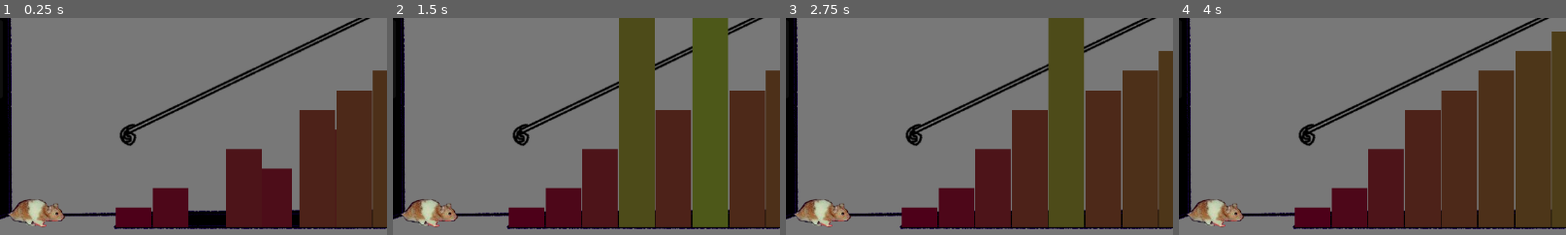
Above: before the commit, frames 1-4 (left to right).
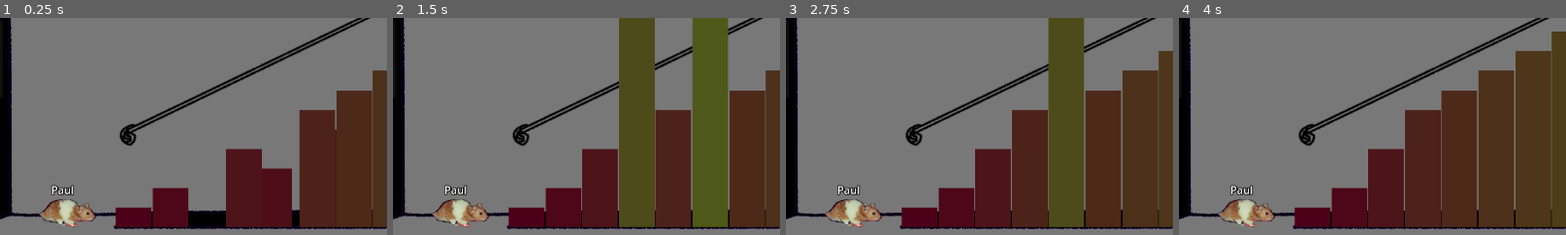
Above: after the commit, the same moments.

Repository: jematson/CS471ChappellChase
Game: Godot game, scene res://scenes/level.tscn
Same seed, same stepped clock (60 frames per second), same inputs: the game is played once before the commit and once after it.
Inputs:
- Up to frame 1 (0.25 s): no input
- Up to frame 2 (1.5 s): click "Bubble Sort" at 0.5 s; click "Insertion Sort" at 1.25 s
- Up to frame 3 (2.75 s): click "Merge Sort" at 2 s
- Up to frame 4 (4 s): click "Bubble Sort" at 2.75 s; click "Insertion Sort" at 3.5 s
The pictures show only the part of the screen within x 10-60%, y 25-75%; the shares and areas given below are measured in that part.

The runs differ from the first frame. In frame 1, 2.2% of the frame differs, in the area x 2-25%, y 76-97%; in frame 2, 2.2%; in frame 3, 2.2%; in frame 4, 2.2%.
Error before the commit: Invalid assignment of property or key 'visible' with value of type 'bool' on a base object of type 'null instance'. (res://source/sort_timer.gd:10)

Commit message:
Added polish to the hampster going up the stairs animation

Diff:
--- a/scenes/level.tscn
+++ b/scenes/level.tscn
@@ -1,19 +1,111 @@
-[gd_scene load_steps=10 format=3 uid="uid://exm1vyysobw5"]
+[gd_scene load_steps=32 format=3 uid="uid://exm1vyysobw5"]
 
 [ext_resource type="PackedScene" uid="uid://c84hilvcwcvgs" path="res://scenes/algorithm_menu.tscn" id="1_2q6dc"]
 [ext_resource type="Script" uid="uid://cxt0is7miim3d" path="res://source/level.gd" id="1_w8frs"]
 [ext_resource type="Texture2D" uid="uid://d18elevb8e68q" path="res://sprites/chappellbasement.png" id="2_ppgk2"]
 [ext_resource type="PackedScene" uid="uid://crmsvxie0bwea" path="res://scenes/algorithm_executer.tscn" id="3_w8frs"]
-[ext_resource type="Script" uid="uid://555auxf4tf0q" path="res://source/sort_timer.gd" id="4_mx8sn"]
+[ext_resource type="Script" uid="uid://bgychph6laidn" path="res://source/sort_timer.gd" id="4_mx8sn"]
 [ext_resource type="Texture2D" uid="uid://f410gbdpvtj0" path="res://sprites/paul.png" id="5_ppgk2"]
-[ext_resource type="Script" uid="uid://dinmoji1uotw2" path="res://source/hamster.gd" id="6_2r41h"]
+[ext_resource type="Script" uid="uid://yltbulnoelh4" path="res://source/hamster.gd" id="6_2r41h"]
+[ext_resource type="Texture2D" uid="uid://cb4ptbniqi3dk" path="res://sprites/frame_00_delay-0.04s.png" id="6_cmcjb"]
+[ext_resource type="Texture2D" uid="uid://bh5aupnm0huvn" path="res://sprites/frame_01_delay-0.04s.png" id="7_556r4"]
+[ext_resource type="Texture2D" uid="uid://bk5l4iywtxsbl" path="res://sprites/frame_02_delay-0.05s.png" id="8_7agi7"]
+[ext_resource type="Texture2D" uid="uid://b8bdqqvdmca7" path="res://sprites/frame_03_delay-0.04s.png" id="9_kih21"]
+[ext_resource type="Texture2D" uid="uid://djj8f7o5ental" path="res://sprites/frame_04_delay-0.04s.png" id="10_w3o6u"]
+[ext_resource type="Texture2D" uid="uid://y7l8a00uewp1" path="res://sprites/frame_05_delay-0.04s.png" id="11_2e2fo"]
+[ext_resource type="Texture2D" uid="uid://b0x7vkx1ec1xi" path="res://sprites/frame_06_delay-0.04s.png" id="12_gur6y"]
+[ext_resource type="Texture2D" uid="uid://bn3s0xslgg5gx" path="res://sprites/frame_07_delay-0.04s.png" id="13_v3why"]
+[ext_resource type="Texture2D" uid="uid://dl4txeu4dm6bw" path="res://sprites/frame_08_delay-0.05s.png" id="14_asl66"]
+[ext_resource type="Texture2D" uid="uid://cou1ryuv3xkp0" path="res://sprites/frame_09_delay-0.04s.png" id="15_2jdvr"]
+[ext_resource type="Texture2D" uid="uid://c8x83osbtl7kv" path="res://sprites/frame_10_delay-0.04s.png" id="16_q4oe8"]
+[ext_resource type="Texture2D" uid="uid://dtjd2agcd1pun" path="res://sprites/frame_11_delay-0.04s.png" id="17_svjb4"]
+[ext_resource type="Texture2D" uid="uid://bve0qg1xrlei6" path="res://sprites/frame_12_delay-0.04s.png" id="18_c1pbi"]
+[ext_resource type="Texture2D" uid="uid://dwd2e1be5y56w" path="res://sprites/frame_13_delay-0.04s.png" id="19_535f6"]
+[ext_resource type="Texture2D" uid="uid://buehkylqfx0sk" path="res://sprites/frame_14_delay-0.05s.png" id="20_50fbu"]
+[ext_resource type="Texture2D" uid="uid://cxt5ltudfekoa" path="res://sprites/frame_15_delay-0.04s.png" id="21_0fmhk"]
+[ext_resource type="Texture2D" uid="uid://bk63kdlpu1ya1" path="res://sprites/frame_16_delay-0.04s.png" id="22_iafhg"]
+[ext_resource type="Texture2D" uid="uid://b7xa60wg0vfxs" path="res://sprites/frame_17_delay-0.04s.png" id="23_cr74b"]
+[ext_resource type="Texture2D" uid="uid://cwxre38buu470" path="res://sprites/frame_18_delay-0.04s.png" id="24_uhfbm"]
+[ext_resource type="Texture2D" uid="uid://ctqyv5eaiq8vu" path="res://sprites/frame_19_delay-0.04s.png" id="25_lqb7q"]
+
+[sub_resource type="SpriteFrames" id="SpriteFrames_ok3ci"]
+animations = [{
+"frames": [{
+"duration": 1.0,
+"texture": ExtResource("6_cmcjb")
+}, {
+"duration": 1.0,
+"texture": ExtResource("7_556r4")
+}, {
+"duration": 1.0,
+"texture": ExtResource("8_7agi7")
+}, {
+"duration": 1.0,
+"texture": ExtResource("9_kih21")
+}, {
+"duration": 1.0,
+"texture": ExtResource("10_w3o6u")
+}, {
+"duration": 1.0,
+"texture": ExtResource("11_2e2fo")
+}, {
+"duration": 1.0,
+"texture": ExtResource("12_gur6y")
+}, {
+"duration": 1.0,
+"texture": ExtResource("13_v3why")
+}, {
+"duration": 1.0,
+"texture": ExtResource("14_asl66")
+}, {
+"duration": 1.0,
+"texture": ExtResource("15_2jdvr")
+}, {
+"duration": 1.0,
+"texture": ExtResource("16_q4oe8")
+}, {
+"duration": 1.0,
+"texture": ExtResource("17_svjb4")
+}, {
+"duration": 1.0,
+"texture": ExtResource("18_c1pbi")
+}, {
+"duration": 1.0,
+"texture": ExtResource("19_535f6")
+}, {
+"duration": 1.0,
+"texture": ExtResource("20_50fbu")
+}, {
+"duration": 1.0,
+"texture": ExtResource("21_0fmhk")
+}, {
+"duration": 1.0,
+"texture": ExtResource("22_iafhg")
+}, {
+"duration": 1.0,
+"texture": ExtResource("23_cr74b")
+}, {
+"duration": 1.0,
+"texture": ExtResource("24_uhfbm")
+}, {
+"duration": 1.0,
+"texture": ExtResource("25_lqb7q")
+}],
+"loop": true,
+"name": &"default",
+"speed": 5.0
+}]
 
 [sub_resource type="CapsuleShape2D" id="CapsuleShape2D_klq6b"]
 
+[sub_resource type="LabelSettings" id="LabelSettings_cmcjb"]
+outline_size = 5
+outline_color = Color(0, 0, 0, 1)
+
 [sub_resource type="NavigationPolygon" id="NavigationPolygon_2r41h"]
-vertices = PackedVector2Array(435.6875, 417.9297, 1107.0625, 48.867188, 1108.9531, 528.84375, 355.4375, 419.9922, 115.71875, 514.14844, 280.72656, 424.03125, 123.25, 407.04688)
-polygons = Array[PackedInt32Array]([PackedInt32Array(0, 1, 2), PackedInt32Array(3, 0, 2, 4, 5), PackedInt32Array(5, 4, 6)])
-outlines = Array[PackedVector2Array]([PackedVector2Array(114, 396, 281, 414, 355, 410, 433, 408, 1117, 32, 1119, 539, 105, 524)])
+vertices = PackedVector2Array(1108.5, 528.84375, 129.4375, 514.35156, 162.64063, 482.40625, 244.60156, 469.8672, 293.5625, 461.53906, 350.95313, 426.6875, 1067.1719, 60.453125, 1085.7422, 50.953125)
+polygons = Array[PackedInt32Array]([PackedInt32Array(0, 1, 2, 3), PackedInt32Array(0, 3, 4), PackedInt32Array(0, 4, 5, 6), PackedInt32Array(7, 0, 6)])
+outlines = Array[PackedVector2Array]([PackedVector2Array(158, 473, 243, 460, 290, 452, 346, 418, 1095, 35, 1119, 539, 105, 524)])
 
 [node name="Level" type="Node2D"]
 script = ExtResource("1_w8frs")
@@ -52,11 +144,15 @@
 offset_bottom = 616.0
 script = ExtResource("4_mx8sn")
 
+[node name="DeathScreen" type="AnimatedSprite2D" parent="TimerLabel"]
+position = Vector2(-506, -298)
+sprite_frames = SubResource("SpriteFrames_ok3ci")
+
 [node name="HamsterGoal" type="Node2D" parent="."]
-position = Vector2(1084, 89)
+position = Vector2(1064, 37)
 
 [node name="Hamster" type="CharacterBody2D" parent="." node_paths=PackedStringArray("goal")]
-position = Vector2(167, 455)
+position = Vector2(213, 455)
 script = ExtResource("6_2r41h")
 speed = 400
 goal = NodePath("../HamsterGoal")
@@ -70,12 +166,19 @@
 [node name="CollisionShape2D" type="CollisionShape2D" parent="Hamster"]
 shape = SubResource("CapsuleShape2D_klq6b")
 
+[node name="Label" type="Label" parent="Hamster"]
+offset_left = -23.0
+offset_top = -49.0
+offset_right = 17.0
+offset_bottom = -26.0
+text = "Paul"
+label_settings = SubResource("LabelSettings_cmcjb")
+
 [node name="NavigationRegion2D" type="NavigationRegion2D" parent="."]
+position = Vector2(6, -33)
 navigation_polygon = SubResource("NavigationPolygon_2r41h")
 
 [node name="StartPos" type="Node2D" parent="."]
 position = Vector2(167, 455)
 
-[node name="$DeathScreen" type="AnimatedSprite2D" parent="."]
-
 [connection signal="pressed" from="MenuButton" to="." method="_on_menu_button_pressed"]
--- a/source/hamster.gd
+++ b/source/hamster.gd
@@ -25,7 +25,7 @@
 	nav_agent.target_position = goal.global_position
 
 func start() -> void:
-	await get_tree().create_timer(1).timeout
+	await get_tree().create_timer(2.5).timeout
 	readytostart = true
 
 func reached_goal() -> void:
--- a/source/level.gd
+++ b/source/level.gd
@@ -96,7 +96,7 @@
 
 
 func new_level():
-	await get_tree().create_timer(3).timeout
+	await get_tree().create_timer(5).timeout
 	level_number += 1
 	if level_number > levels.size():
 		get_tree().change_scene_to_file("res://scenes/main_menu.tscn")
